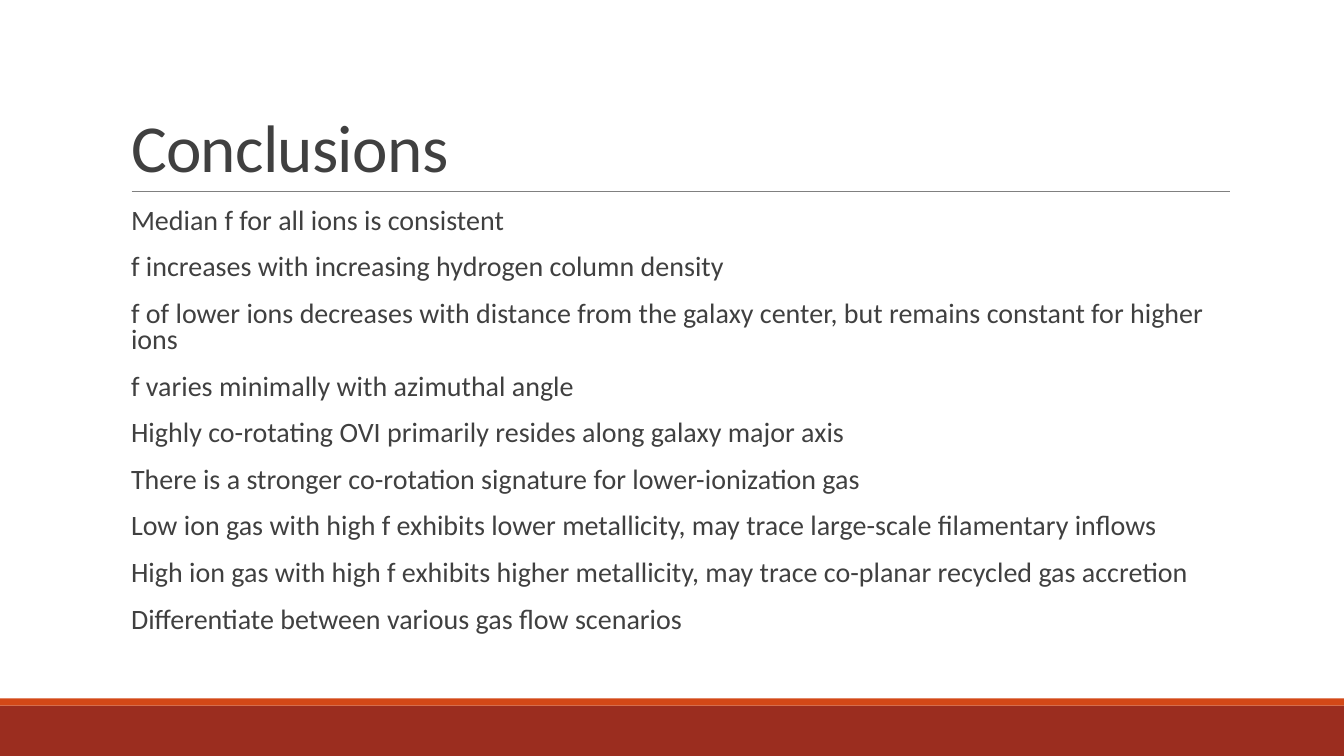
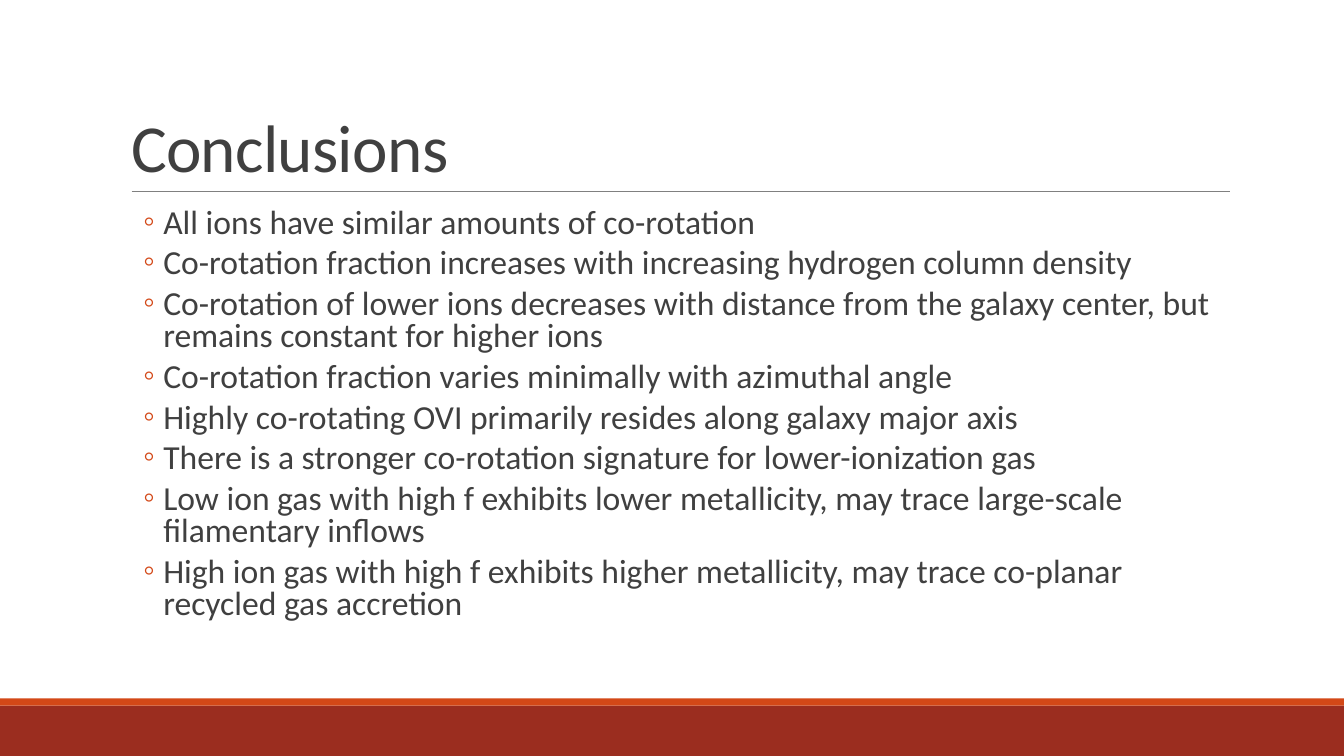
Before and after one commit to brockparker/Coursework, a slide deck: slide 12 of CGM_Group_12012023.pptx (slide 14 before the commit). Drawn at 1344x756 pixels with LibreOffice and Linux fonts; fonts in the diff are those of the drawing. Boxes give left, top, right and bottom in pixels: in the first picture for what was removed or moved away, otherwise in the second. Text is boxed around its words. In the diff, an @@ line names an element or a change of style, - is before the commit and + after.

```diff
--- a/CGM_Group_12012023.pptx
+++ b/CGM_Group_12012023.pptx
@@ text at (163,210,1210,394): text changed; size 20 to 24 pt @@
-  Median f for all ions is consistent
-  f increases with increasing hydrogen column density
-  f of lower ions decreases with distance from the galaxy center, but remains constant for higher ions
-  f varies minimally with azimuthal angle
+  ◦ All ions have similar amounts of co-rotation
+  ◦ Co-rotation fraction increases with increasing hydrogen column density
+  ◦ Co-rotation of lower ions decreases with distance from the galaxy center, but remains constant for higher ions
+  ◦ Co-rotation fraction varies minimally with azimuthal angle
@@ text at (163,405,1122,621): size 20 to 24 pt in "Highly co-rotating OVI primarily resides along galaxy ...", "There is a stronger co-rotation signature for ...", "Low ion gas with high f exhibits ...", "High ion gas with high f exhibits ..."; bullet   to ◦; list level 1 to 2 in "Highly co-rotating OVI primarily resides ..."; list level 1 to 2 in "There is a stronger co-rotation ..."; list level 1 to 2 in "Low ion gas with high ..."; list level 1 to 2 in "High ion gas with high ..." @@
@@ text at (131,609,682,634): paragraph removed @@
-  Differentiate between various gas flow scenarios
```
Also in this commit, not shown: 3 other slides changed, 4 slides added, 8 slides removed.
